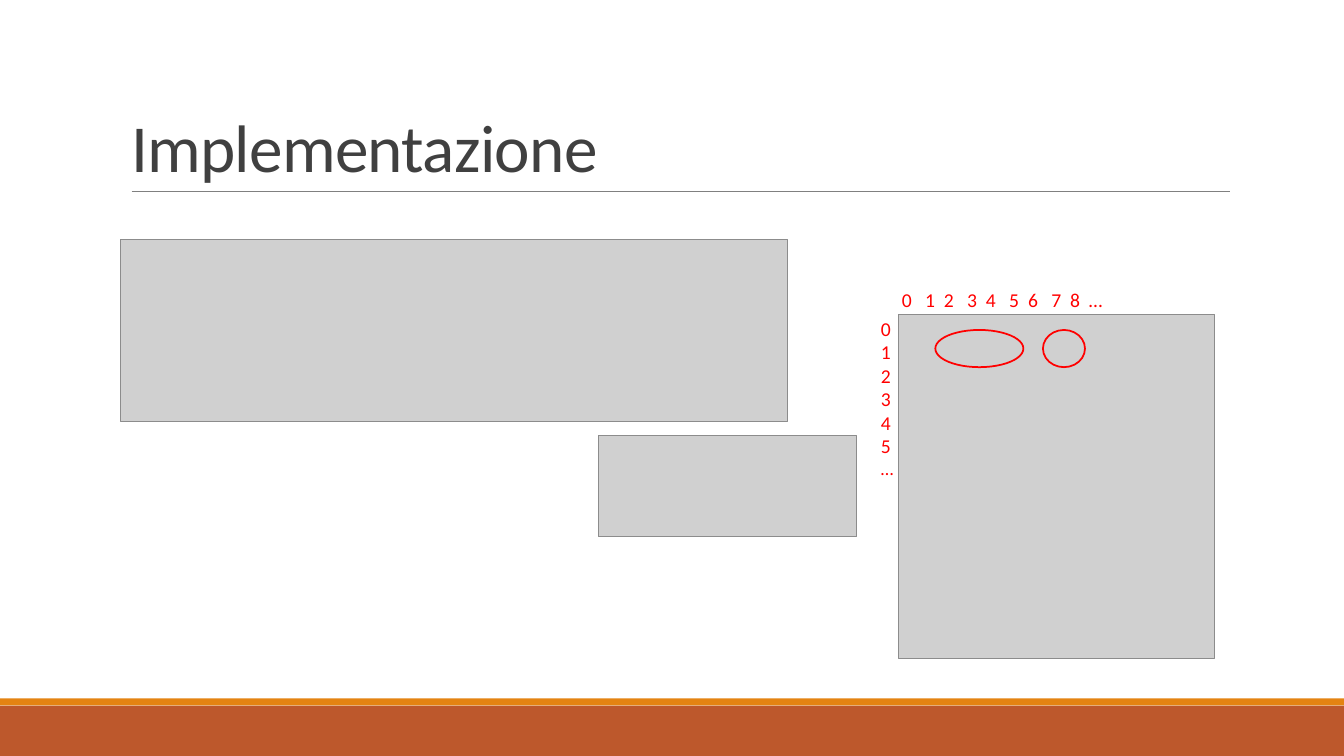
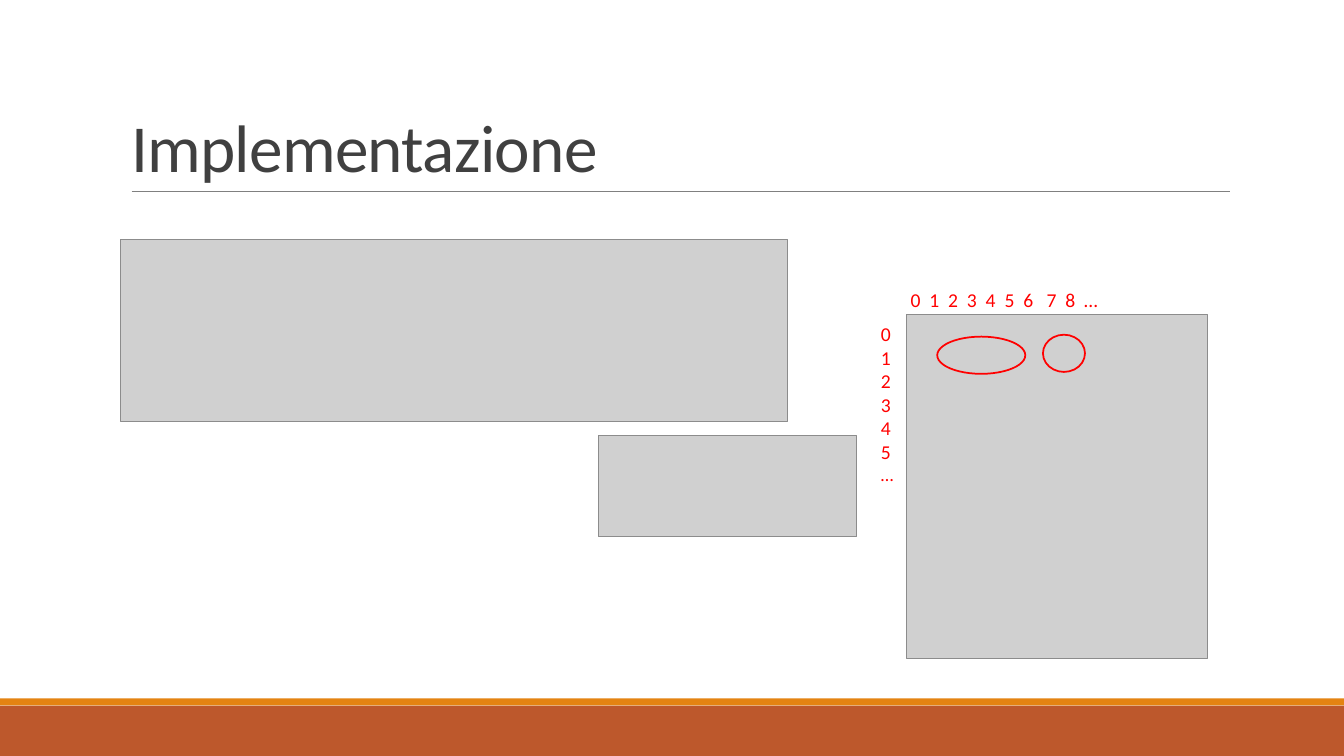
Before and after one commit to PaoloWeishaupt/Word-Clock, a slide deck: slide 12 of Presentazione/Presentazione_Word_Clock.pptx. Drawn at 1344x756 pixels with LibreOffice and Linux fonts; fonts in the diff are those of the drawing; grey boxes stand for pictures. Boxes give left, top, right and bottom in pixels: in the first picture for what was removed or moved away, otherwise in the second. Text is boxed around its words. In the diff, an @@ line names an element or a change of style, - is before the commit and + after.

```diff
--- a/Presentazione/Presentazione_Word_Clock.pptx
+++ b/Presentazione/Presentazione_Word_Clock.pptx
@@ text "0 1 2 3 4 ..." rewrapped from box(902, 293, 1080, 307) to box(911, 293, 1075, 307) @@
@@ picture: place and size @@
-picture at box(899, 315, 1215, 659)
+picture at box(906, 315, 1208, 659)
@@ 2 ellipses, 1 text: place and size @@
-2 ellipses, 1 text at box(881, 323, 1086, 453)
+2 ellipses, 1 text at box(881, 328, 1086, 459)
```
Also in this commit, not shown: 4 other slides changed, 1 slide added, 1 slide removed.
